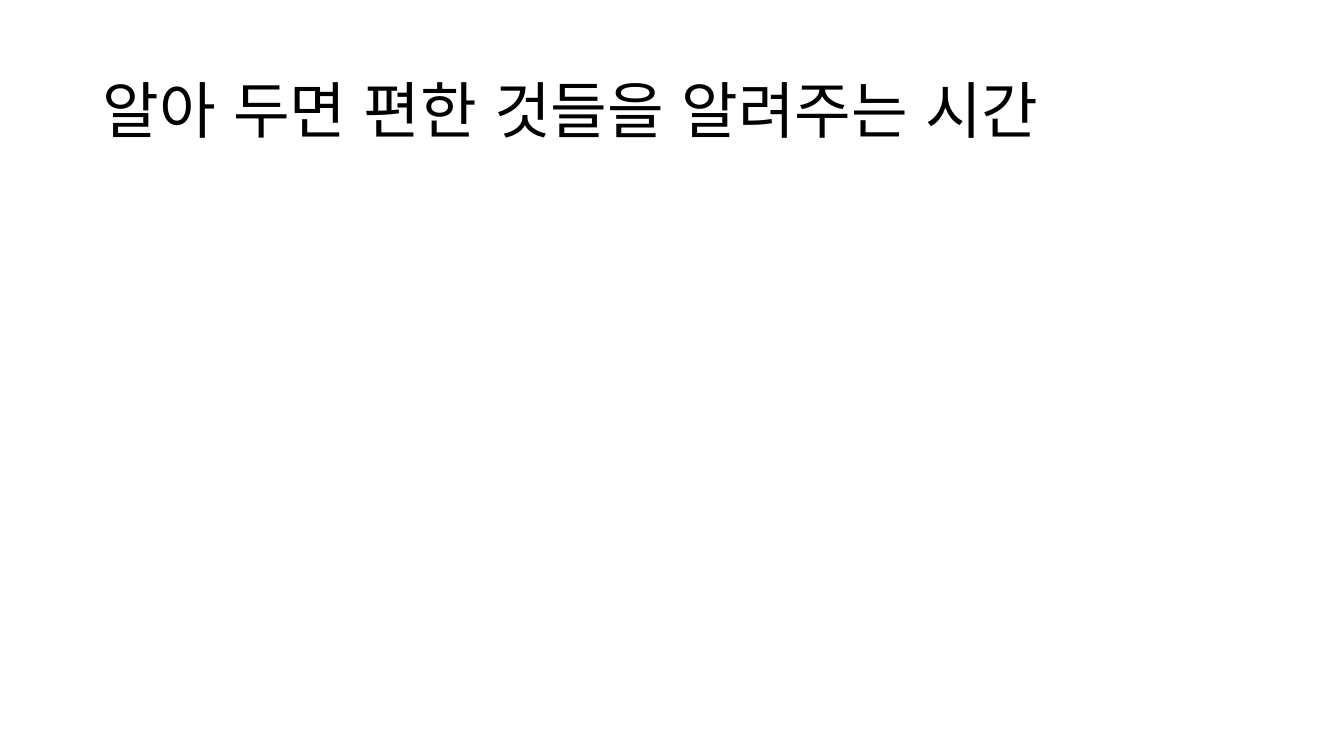
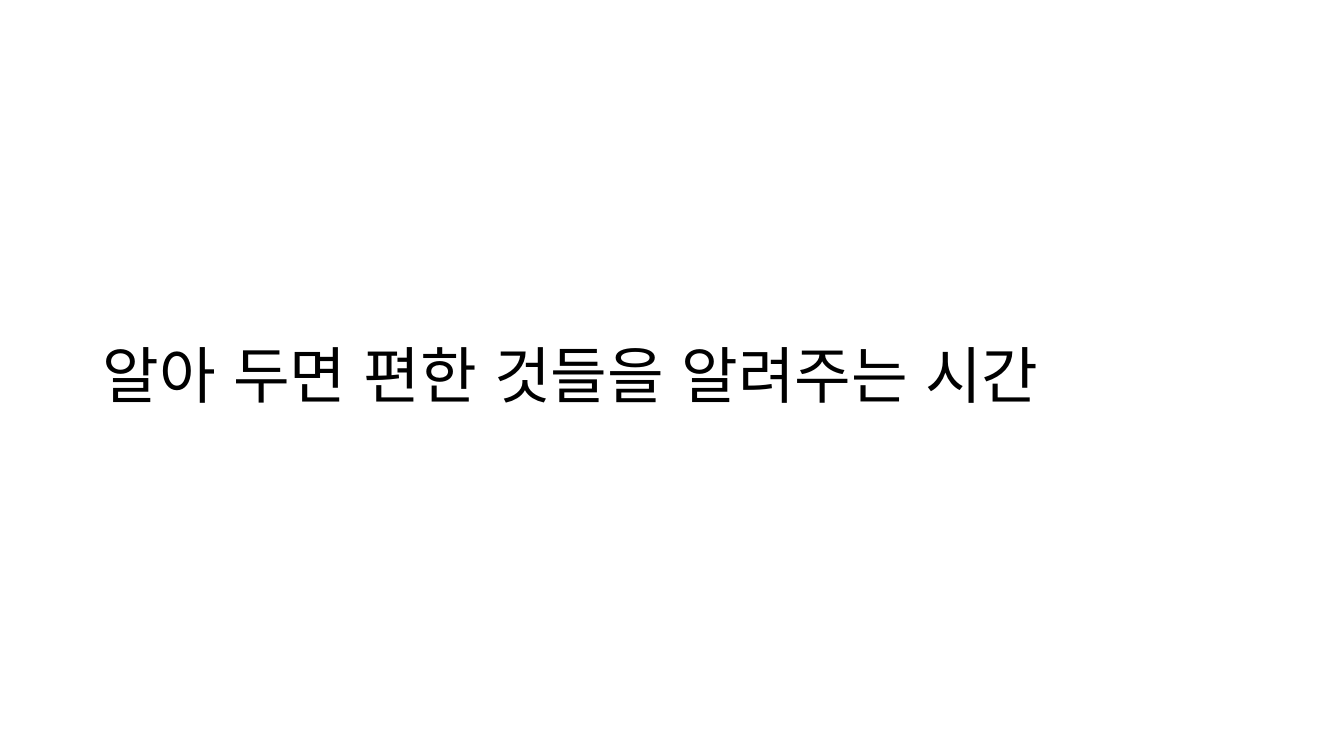
Before and after one commit to IamGroooooot/cien-unity-2019, a slide deck: slide 2 of 3주차.pptx. Drawn at 1344x756 pixels with LibreOffice and Linux fonts; fonts in the diff are those of the drawing. Boxes give left, top, right and bottom in pixels: in the first picture for what was removed or moved away, otherwise in the second. Text is boxed around its words. In the diff, an @@ line names an element or a change of style, - is before the commit and + after.

```diff
--- a/3주차.pptx
+++ b/3주차.pptx
@@ title "알아 두면 편한 것들을 알려주는 ...": place and size @@
-title "알아 두면 편한 것들을 알려주는 ..." at (102,82,1038,138)
+title "알아 두면 편한 것들을 알려주는 ..." at (102,347,1038,403)
```
Also in this commit, not shown: 2 other slides changed, 3 slides added, 1 slide removed.
